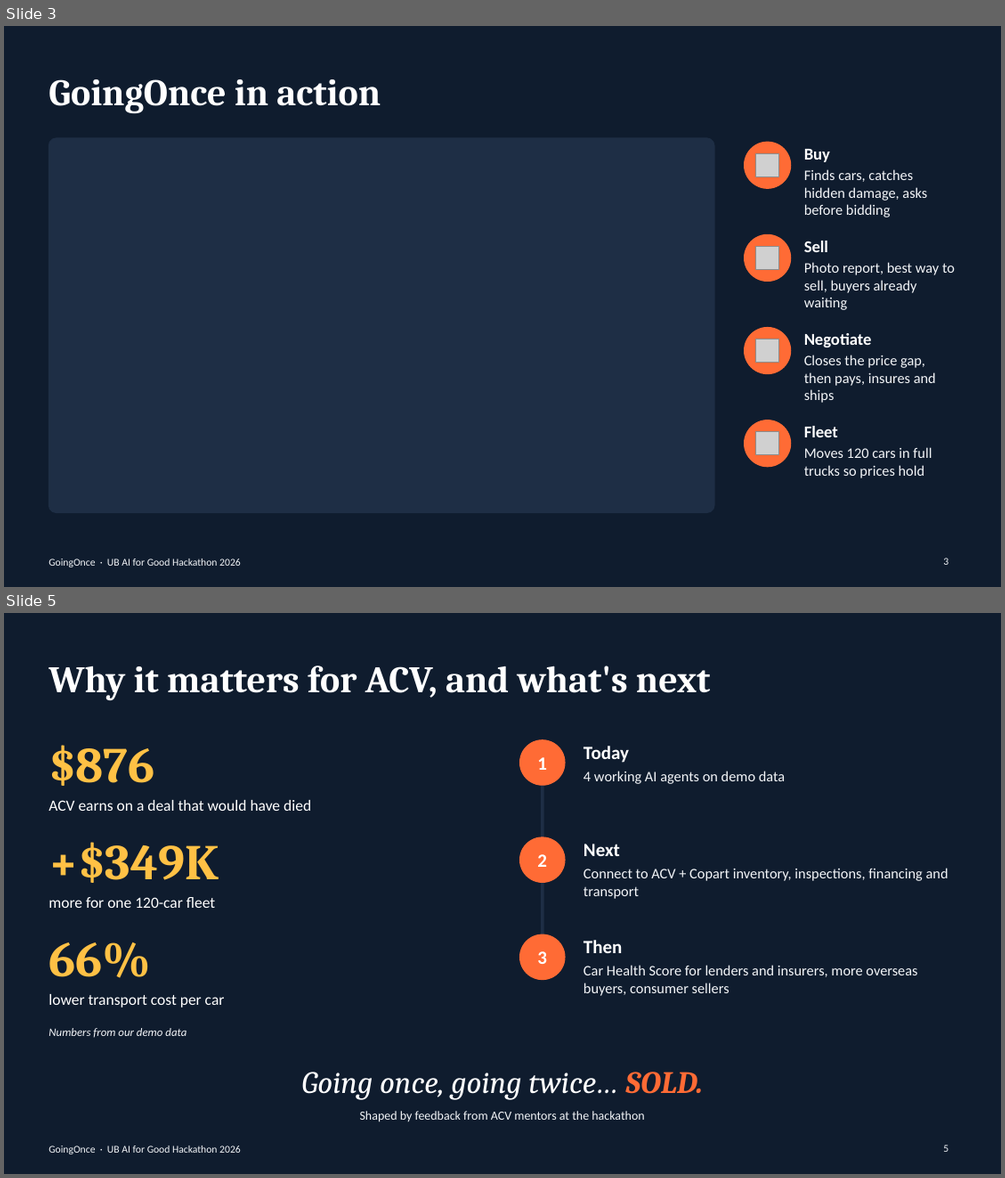
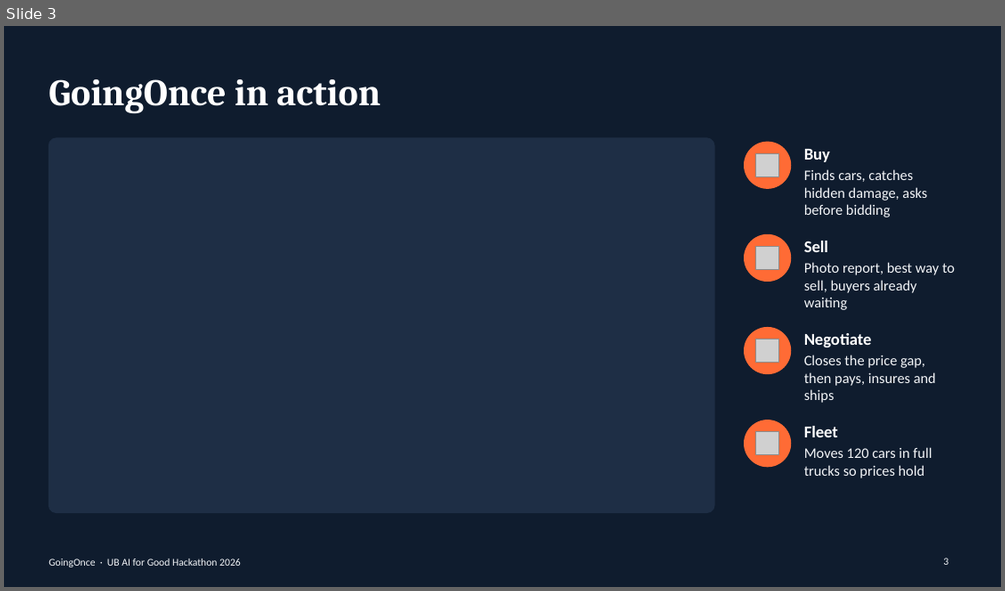
Before and after one commit to raunakpandey1/goingonce, a slide deck: GoingOnce.pptx. Shown one above the other, each under a label of ours: slides 3 and 5 before the commit, slide 3 after it; the slides between them are not shown. The pictures are 1005x1178 and 1005x591 pixels, drawn with LibreOffice and Linux fonts; fonts in the diff are those of the drawing; grey boxes stand for pictures. Boxes give left, top, right and bottom in pixels: in the first picture for what was removed or moved away, otherwise in the second. Text is boxed around its words. In the diff, an @@ line names an element or a change of style, - is before the commit and + after.

```diff
--- a/GoingOnce.pptx
+++ b/GoingOnce.pptx
@@ slide 5 removed at [4,613,1001,1174], background #0F1C2E; not listed: 1 template element that a slide beside it also shows @@
@@ title removed at [48,666,710,701] @@
-Why it matters for ACV, and what's next
@@ text removed at [48,745,154,786] @@
-$876
@@ ellipse removed at [520,740,565,785] @@
@@ text removed at [583,746,629,763] @@
-Today
@@ text removed at [537,757,547,770] @@
-1
@@ line removed from (542, 763) to (542, 957) @@
@@ text removed at [583,771,785,784] @@
-4 working AI agents on demo data
@@ text removed at [48,800,311,811] @@
-ACV earns on a deal that would have died
@@ text removed at [48,842,218,883] @@
-+$349K
@@ ellipse removed at [520,837,565,882] @@
@@ text removed at [583,844,620,856] @@
-Next
@@ text removed at [537,854,547,867] @@
-2
@@ text removed at [583,868,948,899] @@
-Connect to ACV + Copart inventory, inspections, financing and transport
@@ text removed at [48,897,215,908] @@
-more for one 120-car fleet
@@ text removed at [48,942,151,978] @@
-66%
@@ ellipse removed at [520,934,565,980] @@
@@ text removed at [537,951,547,964] @@
-3
@@ text removed at [583,940,622,953] @@
-Then
@@ text removed at [583,965,917,996] @@
-Car Health Score for lenders and insurers, more overseas buyers, consumer sellers
@@ text removed at [48,994,225,1007] @@
-lower transport cost per car
@@ text removed at [48,1028,186,1038] @@
-Numbers from our demo data
@@ text removed at [302,1071,703,1100] @@
-Going once, going twice… SOLD.
@@ text removed at [360,1111,644,1122] @@
-Shaped by feedback from ACV mentors at the hackathon
@@ page number removed at [943,1144,948,1151] @@
-5
```
Also in this commit, not shown: 2 slides changed, 1 slide added, 1 other file.
